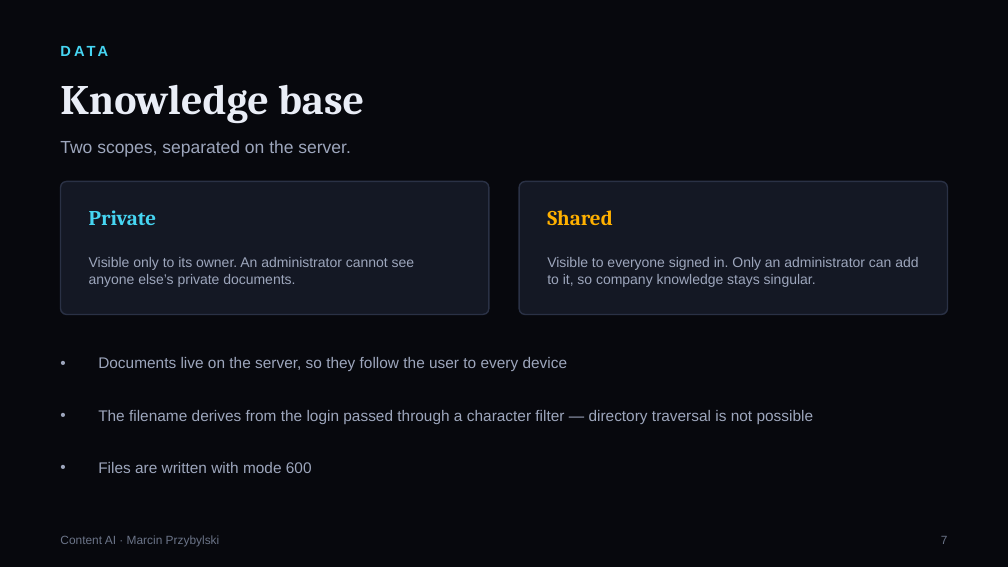
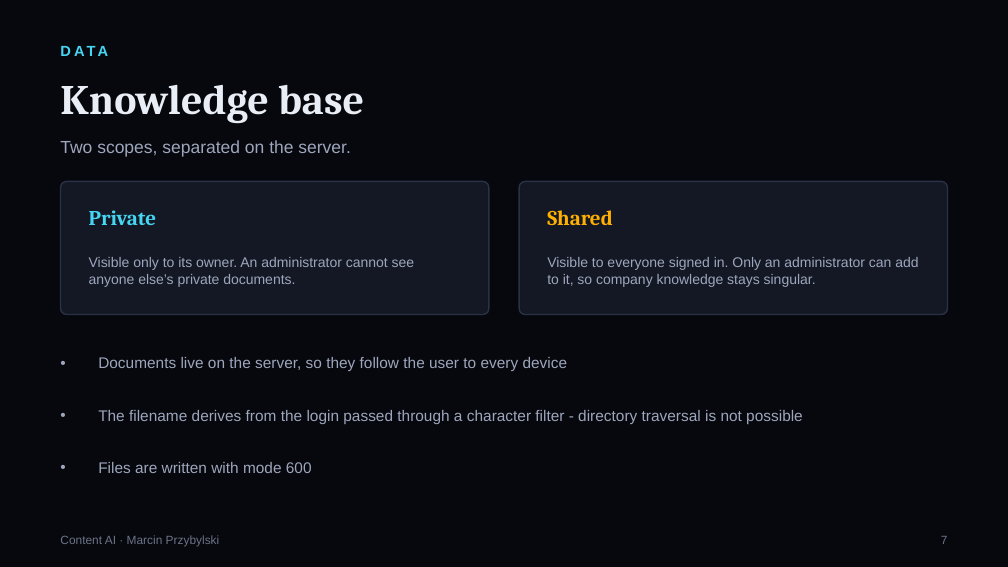
Before and after one commit to Marcin1000/ContentAI, a slide deck: slide 8 of prezentacje/EN/ContentAI_Security_EN.pptx. Drawn at 1008x567 pixels with LibreOffice and Linux fonts; fonts in the diff are those of the drawing. Boxes give left, top, right and bottom in pixels: in the first picture for what was removed or moved away, otherwise in the second. Text is boxed around its words. In the diff, an @@ line names an element or a change of style, - is before the commit and + after.

```diff
--- a/prezentacje/EN/ContentAI_Security_EN.pptx
+++ b/prezentacje/EN/ContentAI_Security_EN.pptx
@@ text at (98, 410, 803, 424): text changed @@
-• The filename derives from the login passed through a character filter — directory traversal is not possible
+• The filename derives from the login passed through a character filter - directory traversal is not possible
```
Also in this commit, not shown: 7 other slides changed, 17 other files.
